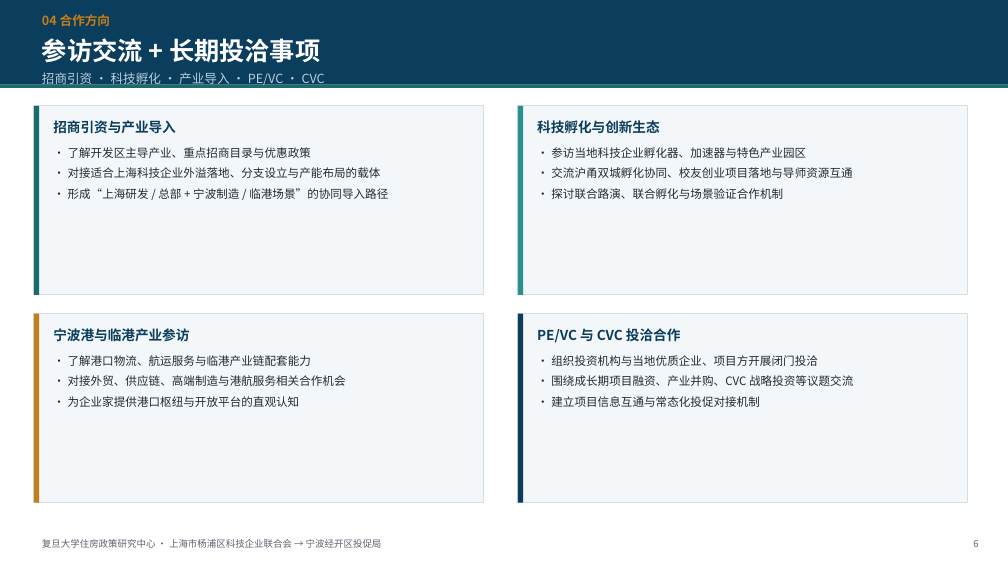
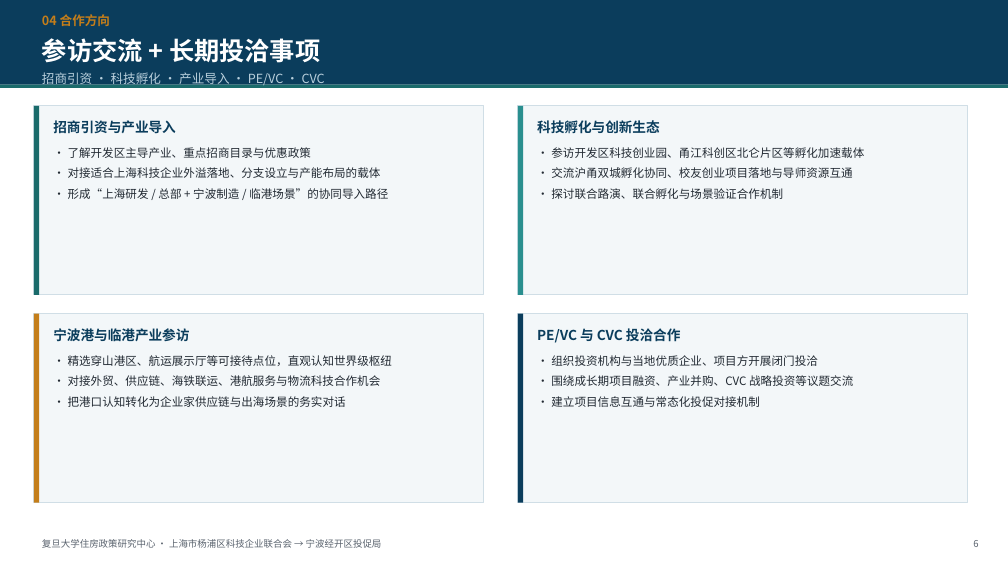
Before and after one commit to hujigang2010-maker/AIDEN, a slide deck: slide 6 of output/赴宁波港及宁波经济技术开发区考察交流策划案.pptx. Drawn at 1008x567 pixels with LibreOffice and Linux fonts; fonts in the diff are those of the drawing. Boxes give left, top, right and bottom in pixels: in the first picture for what was removed or moved away, otherwise in the second. Text is boxed around its words. In the diff, an @@ line names an element or a change of style, - is before the commit and + after.

```diff
--- a/output/赴宁波港及宁波经济技术开发区考察交流策划案.pptx
+++ b/output/赴宁波港及宁波经济技术开发区考察交流策划案.pptx
@@ text at box(551, 147, 864, 158): text changed @@
-· 参访当地科技企业孵化器、加速器与特色产业园区
+· 参访开发区科技创业园、甬江科创区北仑片区等孵化加速载体
@@ text at box(68, 355, 392, 407): text changed @@
-· 了解港口物流、航运服务与临港产业链配套能力
-· 对接外贸、供应链、高端制造与港航服务相关合作机会
-· 为企业家提供港口枢纽与开放平台的直观认知
+· 精选穿山港区、航运展示厅等可接待点位，直观认知世界级枢纽
+· 对接外贸、供应链、海铁联运、港航服务与物流科技合作机会
+· 把港口认知转化为企业家供应链与出海场景的务实对话
```
Also in this commit, not shown: 11 other slides changed, 4 slides added, 1 slide removed, 7 other files.
